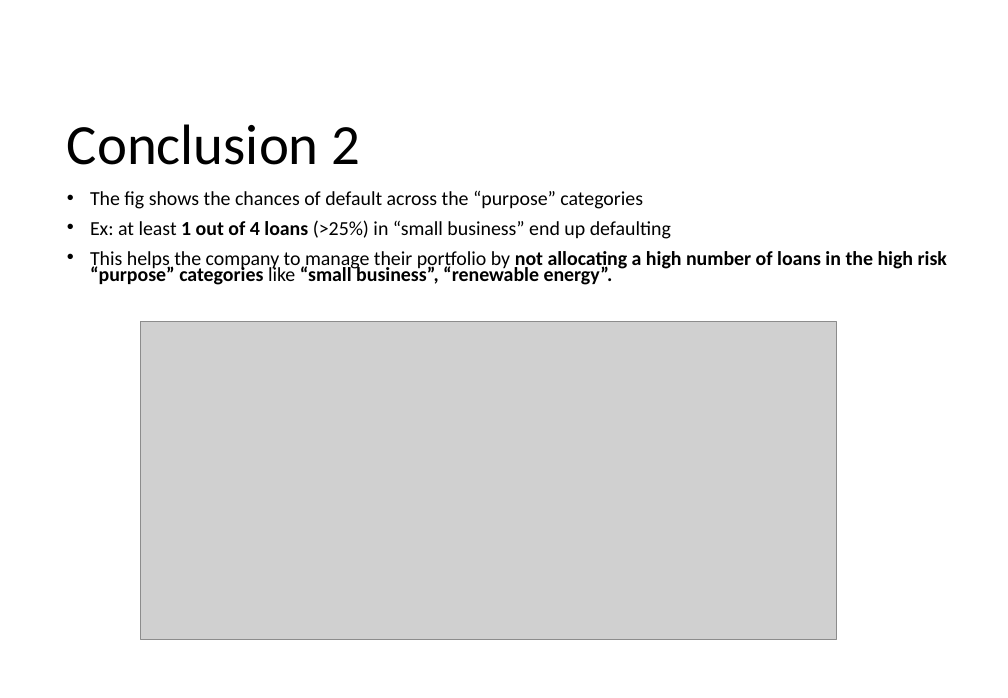
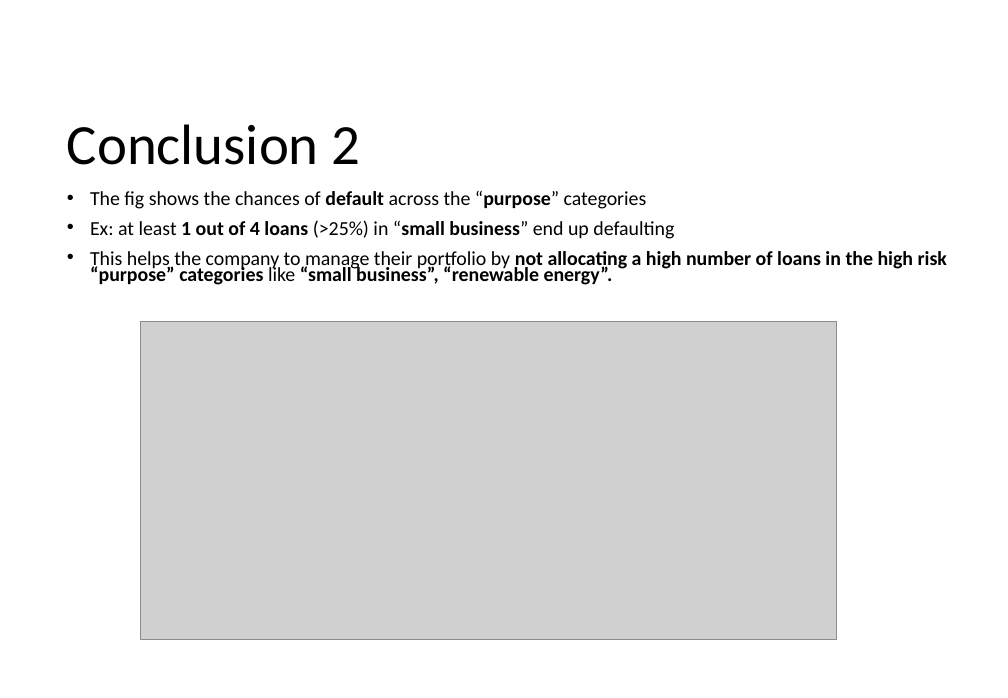
Before and after one commit to krishnajiraoh/upGrad_lending_club_case_study, a slide deck: slide 2 of Insights.pptx. Drawn at 1008x698 pixels with LibreOffice and Linux fonts; fonts in the diff are those of the drawing; grey boxes stand for pictures. Boxes give left, top, right and bottom in pixels: in the first picture for what was removed or moved away, otherwise in the second. Text is boxed around its words. In the diff, an @@ line names an element or a change of style, - is before the commit and + after.

```diff
--- a/Insights.pptx
+++ b/Insights.pptx
@@ text at [90, 191, 674, 239]: bold on in "default “purpose”", "“small business”" @@
```
Also in this commit, not shown: 8 other slides changed.
